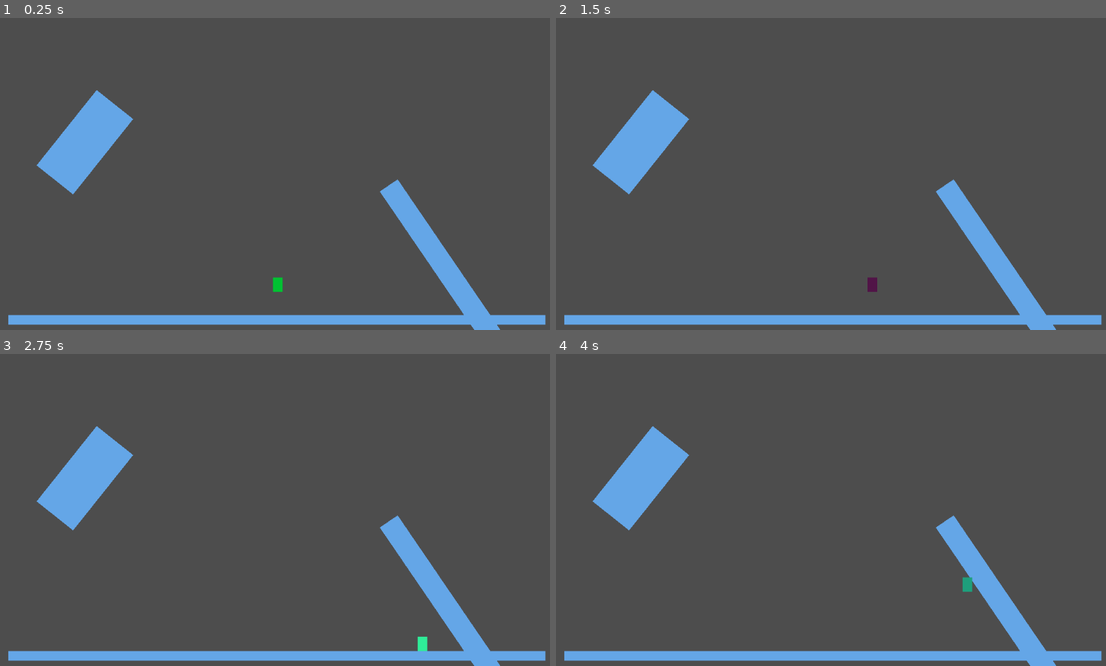
Above: before the commit, frames 1-4 (two rows, left to right).
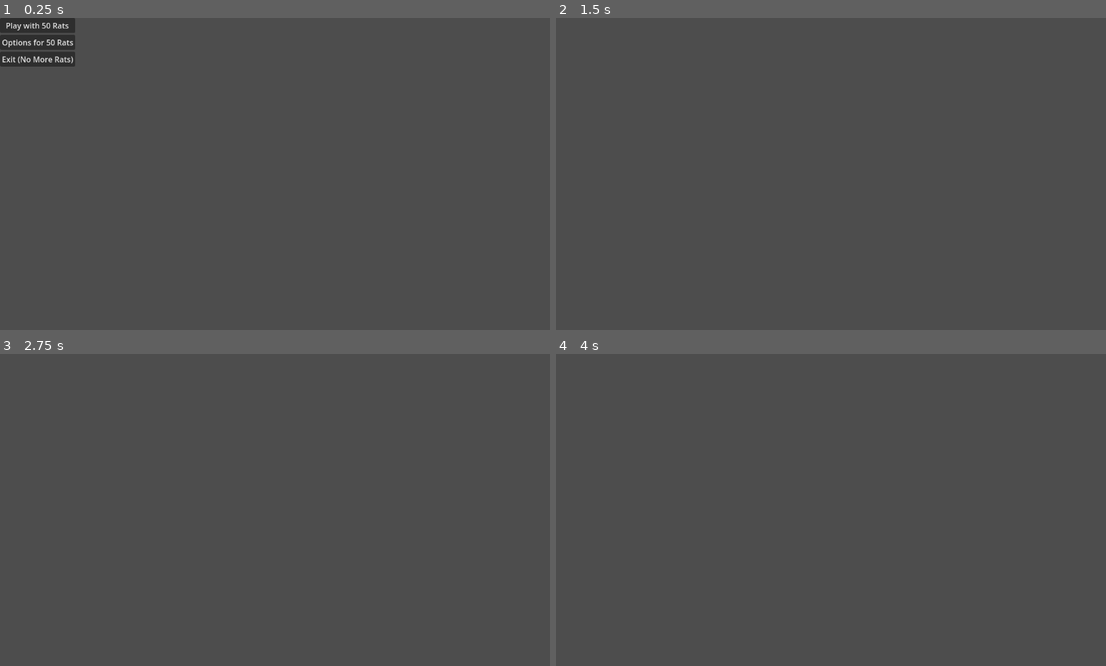
Above: after the commit, the same moments.

Repository: WellHatchedOne/sea-np-gmtk2024
Game: Godot game, scene res://mainMenu/mainmenu.tscn
The game is run twice, just before and just after one commit, with the same random seed, the same clock (stepped at 60 frames per second) and the same inputs. Before the commit the project starts from res://main.tscn.
Inputs (mouse positions are in pixels of both pictures, inside the frame that each line leads up to):
- Up to frame 1 (0.25 s): no input
- Up to frame 2 (1.5 s): click (594, 42) at 0.5 s, where only the run after the commit has a clickable "Options for 50 Rats"; tap Enter at 1.25 s; hold D (move_right) from 1.28 s (still down); hold Space (change_color) from 1.28 s (still down)
- Up to frame 3 (2.75 s): release D (move_right) at 2.03 s; release Space (change_color) at 2.03 s; hold S (move_down) from 2.03 s (still down); tap Space (change_color) at 2.1 s
- Up to frame 4 (4 s): tap Space (change_color) at 2.75, 3.6 s; release S (move_down) at 2.78 s; hold D (move_right) 2.78-3.53 s; hold Space (change_color) 2.78-3.53 s; tap Enter at 3.5 s; hold W (move_up) from 3.53 s (still down)

The runs differ from the first frame. In frame 1, 9.9% of the frame differs, in the area x 0-100%, y 0-100%; in frame 2, 8.1%; in frame 3, 8.1%; in frame 4, 8.1%.

Commit message:
mainMenu hotfix

Diff:
--- a/mainmenu.gd
+++ b/mainMenu/mainmenu.gd
@@ -4,7 +4,7 @@
 	get_tree().change_scene_to_file("res://main.tscn")
 
 func _on_options_pressed():
-	get_tree().change_scene_to_file("res://main.tscn")
+	get_tree().change_scene_to_file("res://optionsMenu/optionsMenu.tscn")
 
 func _on_exit_pressed():
 	get_tree().quit()
--- a/mainmenu.tscn
+++ b/mainMenu/mainmenu.tscn
@@ -1,6 +1,6 @@
 [gd_scene load_steps=2 format=3 uid="uid://2vbod8x0vbdv"]
 
-[ext_resource type="Script" path="res://Play.gd" id="1_kj6q1"]
+[ext_resource type="Script" path="res://mainMenu/mainmenu.gd" id="1_0chwt"]
 
 [node name="Menu" type="Control"]
 layout_mode = 3
@@ -9,6 +9,7 @@
 anchor_bottom = 1.0
 grow_horizontal = 2
 grow_vertical = 2
+script = ExtResource("1_0chwt")
 
 [node name="MarginContainer" type="MarginContainer" parent="."]
 layout_mode = 0
@@ -21,7 +22,6 @@
 [node name="Play" type="Button" parent="MarginContainer/VBoxContainer"]
 layout_mode = 2
 text = "Play with 50 Rats"
-script = ExtResource("1_kj6q1")
 
 [node name="Options" type="Button" parent="MarginContainer/VBoxContainer"]
 layout_mode = 2
@@ -29,4 +29,8 @@
 
 [node name="Exit" type="Button" parent="MarginContainer/VBoxContainer"]
 layout_mode = 2
-text = "Exit (No More Rats :"
+text = "Exit (No More Rats)"
+
+[connection signal="pressed" from="MarginContainer/VBoxContainer/Play" to="." method="_on_play_pressed"]
+[connection signal="pressed" from="MarginContainer/VBoxContainer/Options" to="." method="_on_options_pressed"]
+[connection signal="pressed" from="MarginContainer/VBoxContainer/Exit" to="." method="_on_exit_pressed"]
--- /dev/null
+++ b/optionsMenu/optionsMenu.tscn
@@ -0,0 +1,3 @@
+[gd_scene format=3 uid="uid://b5rdfsrppy4ya"]
+
+[node name="OptionsMenu" type="Node2D"]
--- a/project.godot
+++ b/project.godot
@@ -11,7 +11,7 @@
 [application]
 
 config/name="sea-np-gmtk2024"
-run/main_scene="res://main.tscn"
+run/main_scene="res://mainMenu/mainmenu.tscn"
 config/features=PackedStringArray("4.2", "Forward Plus")
 config/icon="res://icon.svg"
 
